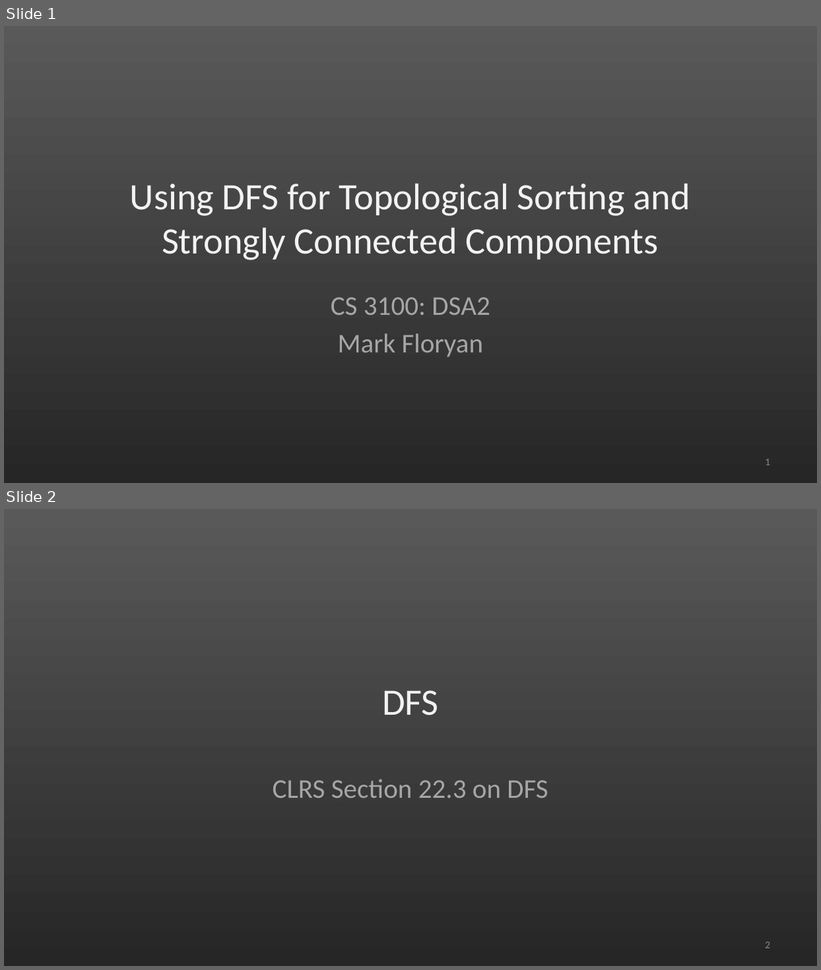
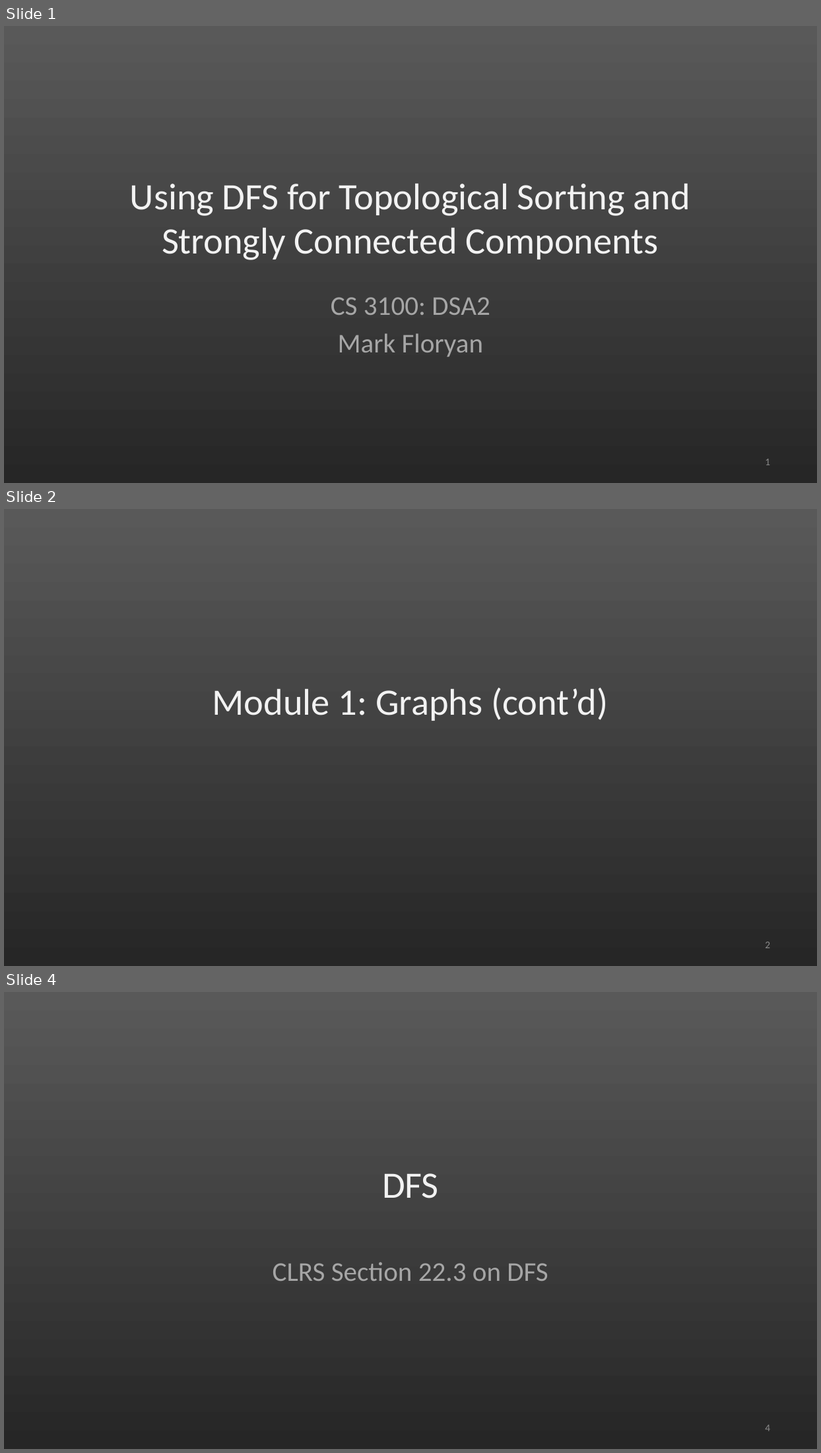
Before and after one commit to markfloryan/dsa2, a slide deck: slides/01-02-GraphsDFSTopoSCC.pptx. Shown one above the other, each under a label of ours: slides 1 and 2 before the commit, slides 1, 2 and 4 after it; the slides between them are not shown. The pictures are 821x970 and 821x1453 pixels, drawn with LibreOffice and Linux fonts; fonts in the diff are those of the drawing. Boxes give left, top, right and bottom in pixels: in the first picture for what was removed or moved away, otherwise in the second. Text is boxed around its words. In the diff, an @@ line names an element or a change of style, - is before the commit and + after.

```diff
--- a/slides/01-02-GraphsDFSTopoSCC.pptx
+++ b/slides/01-02-GraphsDFSTopoSCC.pptx
@@ slide 2 added at (x1=4, y1=509, x2=817, y2=966), background #FFFFFF; not listed: 1 template element that a slide beside it also shows @@
@@ title added at (x1=213, y1=688, x2=608, y2=721), 44 pt, text #F2F2F2 @@
+Module 1: Graphs (cont’d)
@@ page number added at (x1=765, y1=942, x2=770, y2=949), 12 pt, text #8C8C8C @@
+2
@@ what was slide 2 is now slide 4 @@
@@ page number at (x1=765, y1=1425, x2=770, y2=1432): text changed @@
-2
+4
```
Also in this commit, not shown: 1 other slide added, 1 other file.
